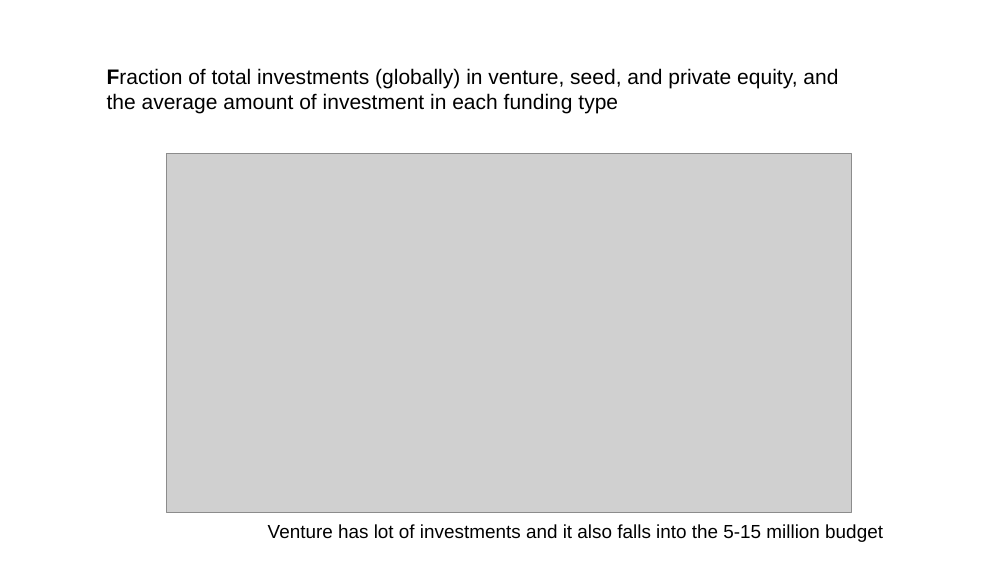
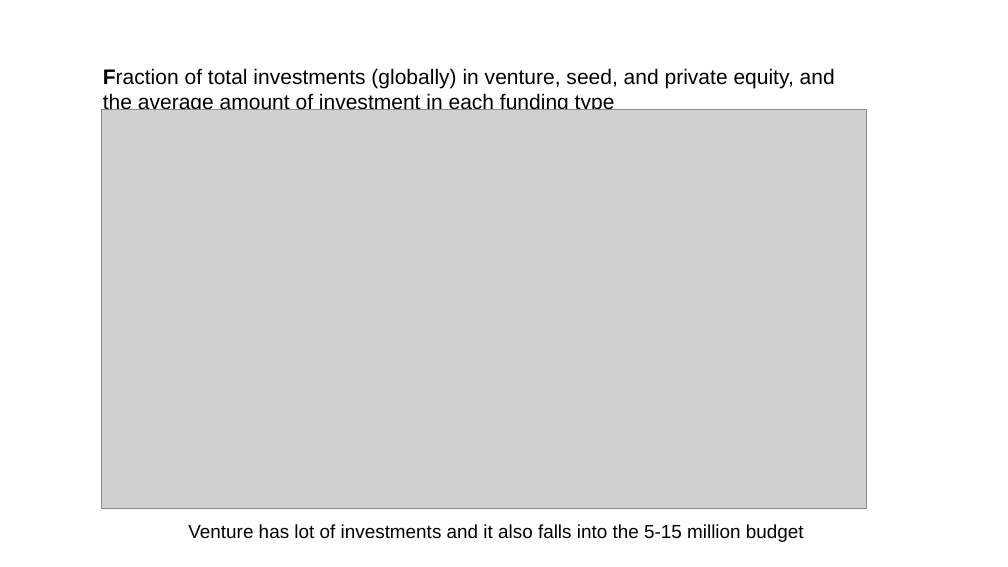
Before and after one commit to santhoshpkumar/Spark-Funds-Investment-CaseStudy, a slide deck: slide 7 of Spark Funds Presentation.pptx. Drawn at 1008x567 pixels with LibreOffice and Linux fonts; fonts in the diff are those of the drawing; grey boxes stand for pictures; background and template pictures are left out. Boxes give left, top, right and bottom in pixels: in the first picture for what was removed or moved away, otherwise in the second. Text is boxed around its words. In the diff, an @@ line names an element or a change of style, - is before the commit and + after.

```diff
--- a/Spark Funds Presentation.pptx
+++ b/Spark Funds Presentation.pptx
@@ text "Fraction of total investments (globally) ..." rewrapped from (x1=107, y1=68, x2=838, y2=114) to (x1=103, y1=68, x2=835, y2=110) @@
@@ picture resized from (x1=167, y1=154, x2=851, y2=513) to (x1=102, y1=109, x2=867, y2=508) @@
@@ text "Venture has lot of investments ..." moved from (x1=268, y1=524, x2=883, y2=542) to (x1=188, y1=524, x2=804, y2=542) @@
```
Also in this commit, not shown: 8 other slides changed, 1 slide added, 2 other files.
